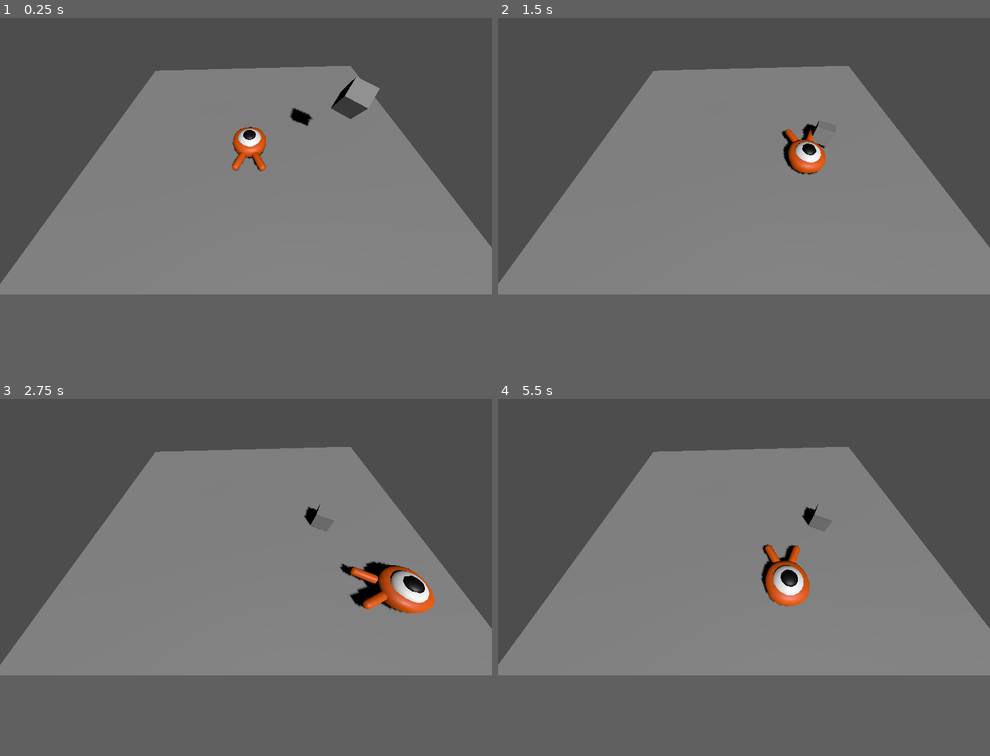
Above: before the commit, frames 1-4 (two rows, left to right).
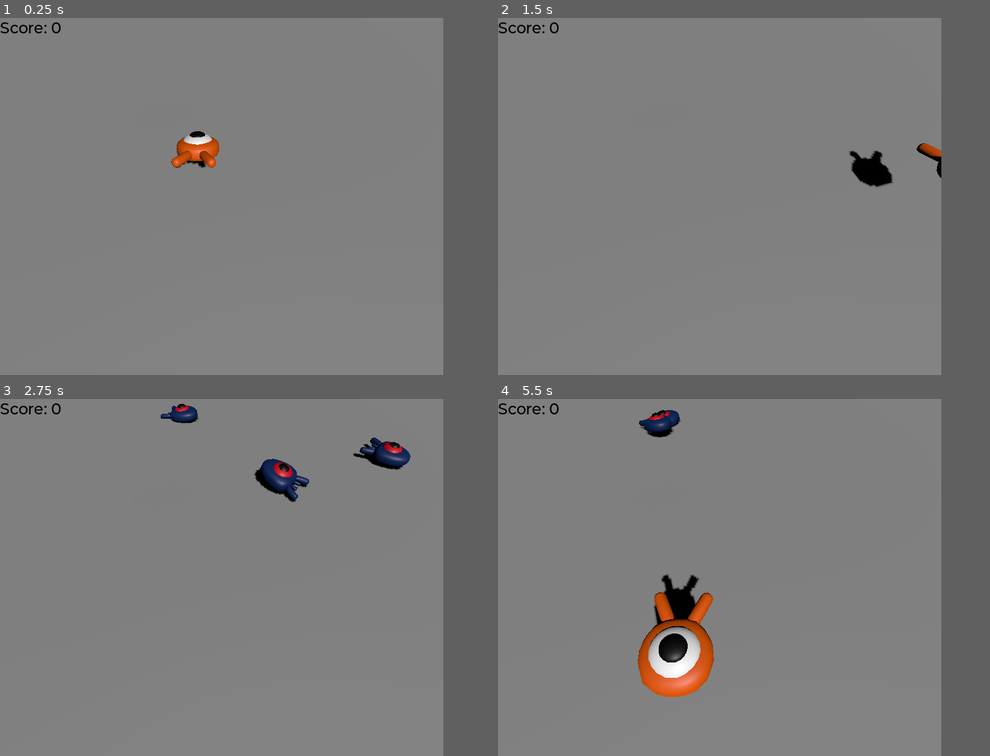
Above: after the commit, the same moments.

Repository: presdodd/3D_Squash_Game
Game: Godot game, scene res://main.tscn
Two runs of this game, one before a commit and one after it. Both use one fixed random seed, a clock stepped at 60 frames per second and the inputs below.
Inputs:
- Up to frame 1 (0.25 s): no input
- Up to frame 2 (1.5 s): tap Enter (ui_accept) at 0.5 s; hold Right (right_1) 0.53-1.28 s; hold Enter (ui_accept) 0.53-1.28 s; tap Space (jump_1, bound only after the commit) at 0.77, 0.8, 1.07, 1.35 s; hold Down (down_1) from 1.28 s (still down)
- Up to frame 3 (2.75 s): tap Space (jump_1, bound only after the commit) at 1.52, 1.82, 2.3 s; tap Enter (ui_accept) at 1.55 s; release Down (down_1) at 2.03 s; hold Right (right_1) from 2.03 s (still down); hold Enter (ui_accept) from 2.03 s (still down)
- Up to frame 4 (5.5 s): release Right (right_1) at 2.78 s; release Enter (ui_accept) at 2.78 s; hold Up (ui_up) 2.78-3.53 s; tap Enter (ui_accept) at 2.85, 4.35 s; tap Space (jump_1, bound only after the commit) at 3.02, 3.32, 3.6, 3.77, 4.07, 4.52, 4.82, 5.3 s; hold Left (left_1) 3.53-5.03 s; hold Down (down_1) from 5.03 s (still down); hold Enter (ui_accept) from 5.03 s (still down)
In our replay, the window is 799x449 before the commit and 720x580 after it. These sizes can differ from the game's own. Grey fills any space a smaller window leaves; there, only what the larger window draws over its background counts as a difference.

The runs differ from the first frame. In frame 1, 29% of the frame differs, in the area x 0-100%, y 0-78%; in frame 2, 29%; in frame 3, 30%; in frame 4, 32%, in the area x 0-100%, y 0-84%.

Commit message:
3d squash game

Diff:
--- a/main.tscn
+++ b/main.tscn
@@ -1,24 +1,47 @@
-[gd_scene load_steps=6 format=3 uid="uid://cvvy0aj2b163f"]
+[gd_scene load_steps=14 format=3 uid="uid://cvvy0aj2b163f"]
 
+[ext_resource type="Script" path="res://scripts/main.gd" id="1_voan8"]
 [ext_resource type="PackedScene" uid="uid://c6pu5k1lstqbp" path="res://scenes/character_2.tscn" id="1_wk25i"]
+[ext_resource type="PackedScene" uid="uid://b4rkryyjnqw5r" path="res://scenes/mob.tscn" id="2_gy44b"]
+[ext_resource type="FontFile" uid="uid://d11u5623hwnf6" path="res://fonts/Montserrat-Medium.ttf" id="4_soy5l"]
+[ext_resource type="Script" path="res://scripts/ScoreLabel.gd" id="5_njhou"]
 
 [sub_resource type="BoxShape3D" id="BoxShape3D_lw6f8"]
 
 [sub_resource type="BoxMesh" id="BoxMesh_rwb2j"]
 
 [sub_resource type="BoxMesh" id="BoxMesh_jsnxm"]
-size = Vector3(20, 2, 20)
+size = Vector3(60, 2, 60)
 
 [sub_resource type="BoxShape3D" id="BoxShape3D_8jeva"]
-size = Vector3(20, 2, 20)
+size = Vector3(60, 2, 60)
+
+[sub_resource type="StandardMaterial3D" id="StandardMaterial3D_gvqsg"]
+albedo_color = Color(0.854902, 0.333333, 0.776471, 1)
+
+[sub_resource type="CylinderMesh" id="CylinderMesh_685vi"]
+material = SubResource("StandardMaterial3D_gvqsg")
+
+[sub_resource type="Curve3D" id="Curve3D_5jh4d"]
+_data = {
+"points": PackedVector3Array(0, 0, 0, 0, 0, 0, -20.9457, 0, 18.1143, 0, 0, 0, 0, 0, 0, 25.0784, 0, 17.9067, 0, 0, 0, 0, 0, 0, 24.94, 0, -17.9437, 0, 0, 0, 0, 0, 0, -21.0149, 0, -17.5976, 0, 0, 0, 0, 0, 0, -20.9457, 0, 18.1143),
+"tilts": PackedFloat32Array(0, 0, 0, 0, 0)
+}
+point_count = 5
+
+[sub_resource type="Theme" id="Theme_7c5xn"]
+default_font = ExtResource("4_soy5l")
+default_font_size = 25
 
 [node name="Level" type="Node3D"]
+script = ExtResource("1_voan8")
+mob_scene = ExtResource("2_gy44b")
 
-[node name="CharacterBody3D" parent="." instance=ExtResource("1_wk25i")]
-transform = Transform3D(1, 0, 0, 0, 1, 0, 0, 0, 1, 0.009, 0, 0.002)
+[node name="Player" parent="." instance=ExtResource("1_wk25i")]
+transform = Transform3D(1, 0, 0, 0, 1, 0, 0, 0, 1, 0.009, 4, 0.002)
 
 [node name="Box" type="RigidBody3D" parent="."]
-transform = Transform3D(0.544288, -0.838899, 0, 0.344284, 0.223376, 0.911905, -0.764996, -0.496339, 0.410401, 4.54238, 3.60464, 0.00226212)
+transform = Transform3D(0.544288, -0.838899, 0, 0.344284, 0.223376, 0.911905, -0.764996, -0.496339, 0.410401, 4.54238, 3.60464, 24.0023)
 
 [node name="CollisionShape3D" type="CollisionShape3D" parent="Box"]
 shape = SubResource("BoxShape3D_lw6f8")
@@ -28,19 +51,91 @@
 mesh = SubResource("BoxMesh_rwb2j")
 
 [node name="Camera3D" type="Camera3D" parent="."]
-transform = Transform3D(0.999143, -1.72898e-08, 0.0413875, -0.0347136, 0.544522, 0.838028, -0.0225364, -0.838747, 0.544055, 0.164752, 7.24265, 5.48172)
-fov = 88.873
+transform = Transform3D(1, 0, 0, 0, 0.54024, 0.841511, 0, -0.841511, 0.54024, 1.16475, 10.1629, 7.78128)
 
 [node name="floor" type="StaticBody3D" parent="."]
-transform = Transform3D(1, 0, 0, 0, 1, 0, 0, 0, 1, 0, -1, 0)
+transform = Transform3D(1, 0, 0, 0, 1, 0, 0, 0, 1, 0.0309956, -1.02166, -0.000966072)
+collision_layer = 4
+collision_mask = 0
 
 [node name="MeshInstance3D" type="MeshInstance3D" parent="floor"]
 mesh = SubResource("BoxMesh_jsnxm")
 
 [node name="CollisionShape3D" type="CollisionShape3D" parent="floor"]
-transform = Transform3D(1, 0, 0, 0, 1, 0, 0, 0, 1, -0.0142732, 0.0177879, -0.0122652)
 shape = SubResource("BoxShape3D_8jeva")
 
 [node name="DirectionalLight3D" type="DirectionalLight3D" parent="."]
 transform = Transform3D(0.957943, -0.210918, 0.194574, 0, 0.678057, 0.735009, -0.286959, -0.704097, 0.64954, -0.756576, 3.76546, 6.29174)
 shadow_enabled = true
+
+[node name="Cylinders" type="Node3D" parent="."]
+
+[node name="MeshInstance3D" type="MeshInstance3D" parent="Cylinders"]
+transform = Transform3D(1, 0, 0, 0, 1, 0, 0, 0, 1, -21, 0, -18)
+mesh = SubResource("CylinderMesh_685vi")
+
+[node name="MeshInstance3D2" type="MeshInstance3D" parent="Cylinders"]
+transform = Transform3D(1, 0, 0, 0, 1, 0, 0, 0, 1, -21, 0, 18)
+mesh = SubResource("CylinderMesh_685vi")
+
+[node name="MeshInstance3D3" type="MeshInstance3D" parent="Cylinders"]
+transform = Transform3D(1, 0, 0, 0, 1, 0, 0, 0, 1, 25, 0, -18)
+mesh = SubResource("CylinderMesh_685vi")
+
+[node name="MeshInstance3D4" type="MeshInstance3D" parent="Cylinders"]
+transform = Transform3D(1, 0, 0, 0, 1, 0, 0, 0, 1, 25, 0, 18)
+mesh = SubResource("CylinderMesh_685vi")
+
+[node name="SpawnPath" type="Path3D" parent="."]
+curve = SubResource("Curve3D_5jh4d")
+
+[node name="SpawnLocation" type="PathFollow3D" parent="SpawnPath"]
+transform = Transform3D(0.0045107, 0, -0.99999, 0, 1, 0, 0.99999, 0, 0.0045107, -20.9457, 0, 18.1143)
+
+[node name="MobTimer" type="Timer" parent="."]
+wait_time = 0.5
+autostart = true
+
+[node name="UserInterface" type="Control" parent="."]
+layout_mode = 3
+anchors_preset = 15
+anchor_right = 1.0
+anchor_bottom = 1.0
+grow_horizontal = 2
+grow_vertical = 2
+theme = SubResource("Theme_7c5xn")
+
+[node name="ScoreLabel" type="Label" parent="UserInterface"]
+layout_mode = 0
+offset_right = 40.0
+offset_bottom = 23.0
+theme_override_colors/font_color = Color(0, 0, 0, 1)
+text = "Score: 0"
+script = ExtResource("5_njhou")
+
+[node name="Retry" type="ColorRect" parent="UserInterface"]
+layout_mode = 1
+anchors_preset = 15
+anchor_right = 1.0
+anchor_bottom = 1.0
+grow_horizontal = 2
+grow_vertical = 2
+color = Color(0.0705882, 0.0705882, 0.0705882, 0.282353)
+
+[node name="Label" type="Label" parent="UserInterface/Retry"]
+layout_mode = 1
+anchors_preset = 8
+anchor_left = 0.5
+anchor_top = 0.5
+anchor_right = 0.5
+anchor_bottom = 0.5
+offset_left = -122.5
+offset_top = -16.0
+offset_right = 122.5
+offset_bottom = 16.0
+grow_horizontal = 2
+grow_vertical = 2
+text = "Press Enter to retry"
+
+[connection signal="hit" from="Player" to="." method="_on_player_hit"]
+[connection signal="timeout" from="MobTimer" to="." method="_on_mob_timer_timeout"]
--- a/project.godot
+++ b/project.godot
@@ -14,6 +14,15 @@
 run/main_scene="res://main.tscn"
 config/features=PackedStringArray("4.2", "Forward Plus")
 config/icon="res://Image Files/icon.svg"
+
+[autoload]
+
+MusicPlayer="*res://scenes/music_player.tscn"
+
+[display]
+
+window/size/viewport_width=720
+window/size/viewport_height=580
 
 [input]
 
@@ -41,3 +50,14 @@
 , Object(InputEventKey,"resource_local_to_scene":false,"resource_name":"","device":-1,"window_id":0,"alt_pressed":false,"shift_pressed":false,"ctrl_pressed":false,"meta_pressed":false,"pressed":false,"keycode":0,"physical_keycode":83,"key_label":0,"unicode":115,"echo":false,"script":null)
 ]
 }
+jump_1={
+"deadzone": 0.5,
+"events": [Object(InputEventKey,"resource_local_to_scene":false,"resource_name":"","device":-1,"window_id":0,"alt_pressed":false,"shift_pressed":false,"ctrl_pressed":false,"meta_pressed":false,"pressed":false,"keycode":0,"physical_keycode":32,"key_label":0,"unicode":32,"echo":false,"script":null)
+]
+}
+
+[layer_names]
+
+3d_physics/layer_1="player"
+3d_physics/layer_2="enemies"
+3d_physics/layer_3="world"
--- a/scenes/character_2.tscn
+++ b/scenes/character_2.tscn
@@ -1,11 +1,80 @@
-[gd_scene load_steps=4 format=3 uid="uid://c6pu5k1lstqbp"]
+[gd_scene load_steps=8 format=3 uid="uid://c6pu5k1lstqbp"]
 
 [ext_resource type="PackedScene" uid="uid://2y86pslosw8v" path="res://art/player.glb" id="1_p50nm"]
 [ext_resource type="Script" path="res://scripts/character_2.gd" id="1_w2ku0"]
 
 [sub_resource type="CapsuleShape3D" id="CapsuleShape3D_5cems"]
+radius = 0.718584
+height = 1.8961
+
+[sub_resource type="CylinderShape3D" id="CylinderShape3D_8lwtp"]
+height = 0.496233
+radius = 1.32604
+
+[sub_resource type="Animation" id="Animation_8p4e6"]
+length = 0.001
+tracks/0/type = "value"
+tracks/0/imported = false
+tracks/0/enabled = true
+tracks/0/path = NodePath("Pivot/Character:position")
+tracks/0/interp = 1
+tracks/0/loop_wrap = true
+tracks/0/keys = {
+"times": PackedFloat32Array(0),
+"transitions": PackedFloat32Array(1),
+"update": 0,
+"values": [Vector3(0, 0.480421, 0)]
+}
+tracks/1/type = "value"
+tracks/1/imported = false
+tracks/1/enabled = true
+tracks/1/path = NodePath("Pivot/Character:rotation")
+tracks/1/interp = 1
+tracks/1/loop_wrap = true
+tracks/1/keys = {
+"times": PackedFloat32Array(0),
+"transitions": PackedFloat32Array(1),
+"update": 0,
+"values": [Vector3(0, 0, 0)]
+}
+
+[sub_resource type="Animation" id="Animation_t0wqe"]
+resource_name = "float"
+length = 1.2
+loop_mode = 1
+tracks/0/type = "value"
+tracks/0/imported = false
+tracks/0/enabled = true
+tracks/0/path = NodePath("Pivot/Character:position")
+tracks/0/interp = 1
+tracks/0/loop_wrap = true
+tracks/0/keys = {
+"times": PackedFloat32Array(0.3, 0.7, 1.2),
+"transitions": PackedFloat32Array(0.435277, 2.14354, 1.07177),
+"update": 0,
+"values": [Vector3(0, 0.480421, 0), Vector3(0, 1.29, 0), Vector3(0, 0.99, 0)]
+}
+tracks/1/type = "value"
+tracks/1/imported = false
+tracks/1/enabled = true
+tracks/1/path = NodePath("Pivot/Character:rotation")
+tracks/1/interp = 1
+tracks/1/loop_wrap = true
+tracks/1/keys = {
+"times": PackedFloat32Array(0.2, 0.5, 1.2),
+"transitions": PackedFloat32Array(0.466518, 0.435275, 1.07177),
+"update": 0,
+"values": [Vector3(0, 0, 0), Vector3(0.139626, 0, 0), Vector3(-0.15708, 0, 0)]
+}
+
+[sub_resource type="AnimationLibrary" id="AnimationLibrary_vgo58"]
+_data = {
+"RESET": SubResource("Animation_8p4e6"),
+"float": SubResource("Animation_t0wqe")
+}
 
 [node name="CharacterBody3D" type="CharacterBody3D"]
+collision_mask = 6
 script = ExtResource("1_w2ku0")
 
 [node name="Pivot" type="Node3D" parent="."]
@@ -14,5 +83,22 @@
 transform = Transform3D(1, 0, 0, 0, 1, 0, 0, 0, 1, 0, 0.480421, 0)
 
 [node name="CollisionShape3D" type="CollisionShape3D" parent="."]
-transform = Transform3D(1.19, 0, 0, 0, -5.20166e-08, -1.19, 0, 1.19, -5.20166e-08, 0, 0.642614, 0.234001)
+transform = Transform3D(1.19, 0, 0, 0, -5.20166e-08, -1.19, 0, 1.19, -5.20166e-08, 0, 0.733636, -0.0325624)
 shape = SubResource("CapsuleShape3D_5cems")
+
+[node name="MobDetector" type="Area3D" parent="."]
+collision_layer = 0
+collision_mask = 2
+monitorable = false
+
+[node name="CollisionShape3D" type="CollisionShape3D" parent="MobDetector"]
+transform = Transform3D(1, 0, 0, 0, 1, 0, 0, 0, 1, 0, 1.07459, 0)
+shape = SubResource("CylinderShape3D_8lwtp")
+
+[node name="AnimationPlayer" type="AnimationPlayer" parent="."]
+libraries = {
+"": SubResource("AnimationLibrary_vgo58")
+}
+autoplay = "float"
+
+[connection signal="body_entered" from="MobDetector" to="." method="_on_mob_detector_body_entered"]
--- /dev/null
+++ b/scenes/mob.tscn
@@ -0,0 +1,67 @@
+[gd_scene load_steps=6 format=3 uid="uid://b4rkryyjnqw5r"]
+
+[ext_resource type="Script" path="res://scripts/Mob.gd" id="1_30xma"]
+[ext_resource type="PackedScene" uid="uid://c1l62uvl70yuj" path="res://art/mob.glb" id="2_axcxr"]
+
+[sub_resource type="BoxShape3D" id="BoxShape3D_i6twe"]
+size = Vector3(1.80152, 1.18159, 2.07483)
+
+[sub_resource type="Animation" id="Animation_q7siw"]
+resource_name = "mob_float"
+length = 1.2
+loop_mode = 1
+tracks/0/type = "value"
+tracks/0/imported = false
+tracks/0/enabled = true
+tracks/0/path = NodePath("Pivot/Character:position")
+tracks/0/interp = 1
+tracks/0/loop_wrap = true
+tracks/0/keys = {
+"times": PackedFloat32Array(0.3, 0.7, 1.2),
+"transitions": PackedFloat32Array(0.435277, 2.14354, 1.07177),
+"update": 0,
+"values": [Vector3(0, 0, 0), Vector3(0, 0.65, 0), Vector3(0, 0.38, 0)]
+}
+tracks/1/type = "value"
+tracks/1/imported = false
+tracks/1/enabled = true
+tracks/1/path = NodePath("Pivot/Character:rotation")
+tracks/1/interp = 1
+tracks/1/loop_wrap = true
+tracks/1/keys = {
+"times": PackedFloat32Array(0.2, 0.5, 1.2),
+"transitions": PackedFloat32Array(0.466518, 0.435275, 1.07177),
+"update": 0,
+"values": [Vector3(0, 0, 0), Vector3(0.139626, 0, 0), Vector3(-0.15708, 0, 0)]
+}
+
+[sub_resource type="AnimationLibrary" id="AnimationLibrary_ufkg3"]
+_data = {
+"mob_float": SubResource("Animation_q7siw")
+}
+
+[node name="Mob" type="CharacterBody3D" groups=["mob"]]
+collision_layer = 2
+collision_mask = 0
+script = ExtResource("1_30xma")
+
+[node name="Pivot" type="Node3D" parent="."]
+
+[node name="Character" parent="Pivot" instance=ExtResource("2_axcxr")]
+transform = Transform3D(1, 0, 0, 0, 0.99454, 0.104352, 0, -0.104352, 0.99454, 0, 0.623091, 0)
+
+[node name="CollisionShape3D" type="CollisionShape3D" parent="."]
+transform = Transform3D(1, 0, 0, 0, 1, 0, 0, 0, 1, 0.00043869, 0.341774, -0.022644)
+shape = SubResource("BoxShape3D_i6twe")
+
+[node name="VisibleOnScreenNotifier3D" type="VisibleOnScreenNotifier3D" parent="."]
+transform = Transform3D(1, 0, 0, 0, 1, 0, 0, 0, 1, 0, 0.360305, 0.279514)
+aabb = AABB(-1.25714, -0.690803, -1.75358, 2.51428, 1.38161, 3.50716)
+
+[node name="AnimationPlayer" type="AnimationPlayer" parent="."]
+libraries = {
+"": SubResource("AnimationLibrary_ufkg3")
+}
+autoplay = "mob_float"
+
+[connection signal="screen_exited" from="VisibleOnScreenNotifier3D" to="." method="_on_visible_on_screen_notifier_3d_screen_exited"]
--- /dev/null
+++ b/scenes/music_player.tscn
@@ -0,0 +1,7 @@
+[gd_scene load_steps=2 format=3 uid="uid://vbp373gsedoe"]
+
+[ext_resource type="AudioStream" uid="uid://b0ejce4x72wwd" path="res://art/House In a Forest Loop.ogg" id="1_mlmcm"]
+
+[node name="MusicPlayer" type="AudioStreamPlayer"]
+stream = ExtResource("1_mlmcm")
+autoplay = true
--- /dev/null
+++ b/scripts/Mob.gd
@@ -0,0 +1,39 @@
+extends CharacterBody3D
+
+# Minimum speed of the mob in meters per second.
+@export var minSpeed = 10
+# Maximum speed of the mob in meters per second.
+@export var maxSpeed = 18
+
+signal squashed
+
+# Called every frame. 'delta' is the elapsed time since the previous frame.
+func _physics_process(_delta):
+	move_and_slide()
+
+func initialize(startPosition, playerPosition):
+		# We position the mob by placing it at start_position
+		# and rotate it towards player_position, so it looks at the player.
+		look_at_from_position(startPosition, playerPosition, Vector3.UP)
+		# Rotate this mob randomly within range of -45 and +45 degrees,
+		# so that it doesn't move directly towards the player.
+		rotate_y(randf_range(-PI / 4, PI / 4))
+
+		# calculate a random speed
+		var randomSpeed = randi_range(minSpeed, maxSpeed)
+		# calculate a forward velocity that represents the speed
+		velocity = Vector3.FORWARD * randomSpeed
+		# calculate a foreward velocity based on the mob's Y rotation
+		# in order to move in the direction the mob is looking
+		velocity = velocity.rotated(Vector3.UP, rotation.y)
+
+		$AnimationPlayer.speed_scale = randomSpeed / minSpeed
+
+
+
+func _on_visible_on_screen_notifier_3d_screen_exited():
+	queue_free()
+
+func squash():
+	squashed.emit()
+	queue_free()
--- /dev/null
+++ b/scripts/ScoreLabel.gd
@@ -0,0 +1,7 @@
+extends Label
+
+var score = 0
+
+func _on_mob_squashed():
+	score += 1
+	text = "Score: %s" % score
--- a/scripts/character_2.gd
+++ b/scripts/character_2.gd
@@ -1,13 +1,18 @@
 extends CharacterBody3D
 
+signal hit
 
-const SPEED = 5.0
+const SPEED = 14.0
 const JUMP_VELOCITY = 4.5
 
 # Get the gravity from the project settings to be synced with RigidBody nodes.
-var gravity = ProjectSettings.get_setting("physics/3d/default_gravity")
+#var gravity = ProjectSettings.get_setting("physics/3d/default_gravity")
+var gravity = 75
+var target_velocity = Vector3.ZERO
 
-var target_velocity = Vector3.ZERO
+# meters per second
+@export var jump_impulse = 20
+@export var squash_impulse = 16
 
 func _physics_process(delta):
 
@@ -17,10 +22,7 @@
 
 	var direction = Vector3.ZERO
 
-	# Handle jump.
-	if Input.is_action_just_pressed("ui_accept") and is_on_floor():
-		velocity.y = JUMP_VELOCITY
-	# handle other inputs
+	# handle inputs
 	if Input.is_action_pressed("left_1"):
 		direction.x -= 1
 	if Input.is_action_pressed("right_1"):
@@ -30,19 +32,40 @@
 	if Input.is_action_pressed("up_1"):
 		direction.z -= 1
 
+	# Prevent diagonal moving fast af
 	if direction != Vector3.ZERO:
 		direction = direction.normalized()
 		$Pivot.look_at(position + direction, Vector3.UP)
+		$AnimationPlayer.speed_scale = 4
+	else:
+		$AnimationPlayer.speed_scale = 1
 
 
 	# Ground Velocity
 	target_velocity.x = direction.x * SPEED
 	target_velocity.z = direction.z * SPEED
 
+	if is_on_floor() and Input.is_action_just_pressed("jump_1"):
+		target_velocity.y = jump_impulse
 
-	velocity = target_velocity
+	# Iterate through all collisions that occurred this frame
+	for i in range(get_slide_collision_count()):
+		# get one of the collisions with the player
+		var collision = get_slide_collision(i)
 
+		# If collision is with the ground
+		if collision.get_collider() == null:
+			continue
 
+		# if collider is with a mob
+		if collision.get_collider().is_in_group("mob"):
+			var mob = collision.get_collider()
+			# check that we are hitting it from above
+			if Vector3.UP.dot(collision.get_normal()) > 0.1:
+				# Squash and bounce
+				mob.squash()
+				target_velocity.y = squash_impulse
+				break
 
 	# Get the input direction and handle the movement/deceleration.
 	# As good practice, you should replace UI actions with custom gameplay actions.
@@ -61,4 +84,14 @@
 		#velocity.x = move_toward(velocity.x, 0, SPEED)
 		#velocity.z = move_toward(velocity.z, 0, SPEED)
 
+	velocity = target_velocity
 	move_and_slide()
+	# Jump arc animation
+	$Pivot.rotation.x = PI / 6 * velocity.y / jump_impulse
+
+func die():
+	hit.emit()
+	queue_free()
+
+func _on_mob_detector_body_entered(body):
+	die()
--- /dev/null
+++ b/scripts/main.gd
@@ -0,0 +1,35 @@
+extends Node
+
+@export var mob_scene: PackedScene
+
+
+func _on_mob_timer_timeout():
+	# Create a new instance of the Mob scene.
+	var mob = mob_scene.instantiate()
+
+	# Choose a random location on the SpawnPath.
+	# We store the reference to the SpawnLocation node.
+	var mob_spawn_location = get_node("SpawnPath/SpawnLocation")
+	# And give it a random offset.
+	mob_spawn_location.progress_ratio = randf()
+
+	var player_position = $Player.position
+	mob.initialize(mob_spawn_location.position, player_position)
+
+	# Spawn the mob by adding it to the Main scene.
+	add_child(mob)
+
+	# We connect the mob to the score label to update the score upon squashing one.
+	mob.squashed.connect($UserInterface/ScoreLabel._on_mob_squashed.bind())
+
+
+func _on_player_hit():
+	$MobTimer.stop()
+	$UserInterface/Retry.show()
+
+func _ready():
+	$UserInterface/Retry.hide()
+
+func _unhandled_input(event):
+	if event.is_action_pressed("ui_accept") and $UserInterface/Retry.visible:
+		get_tree().reload_current_scene()
